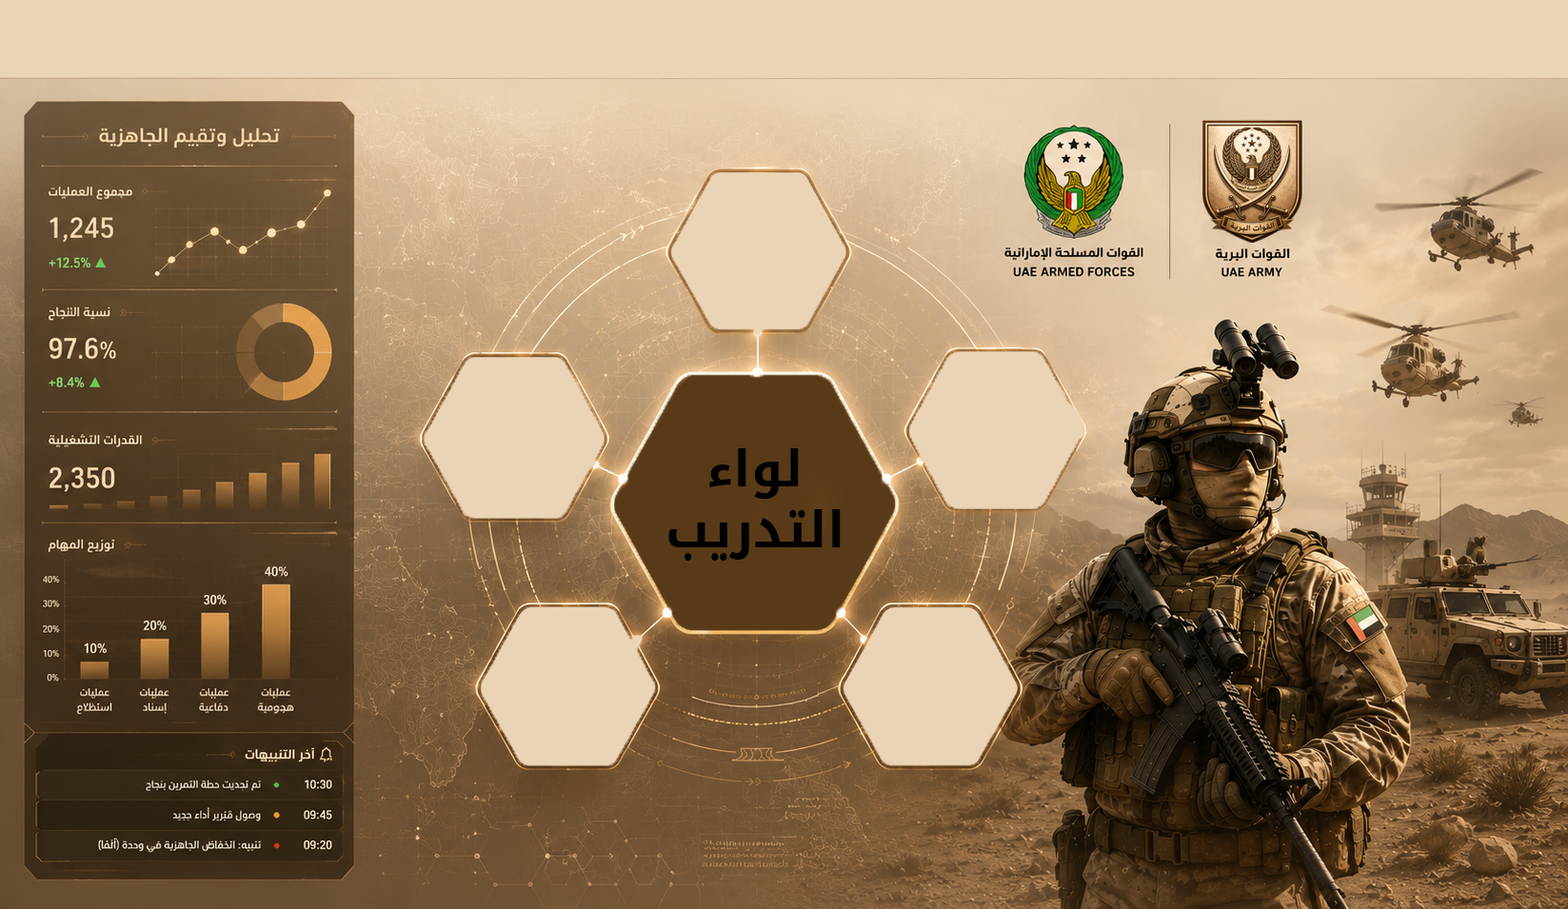
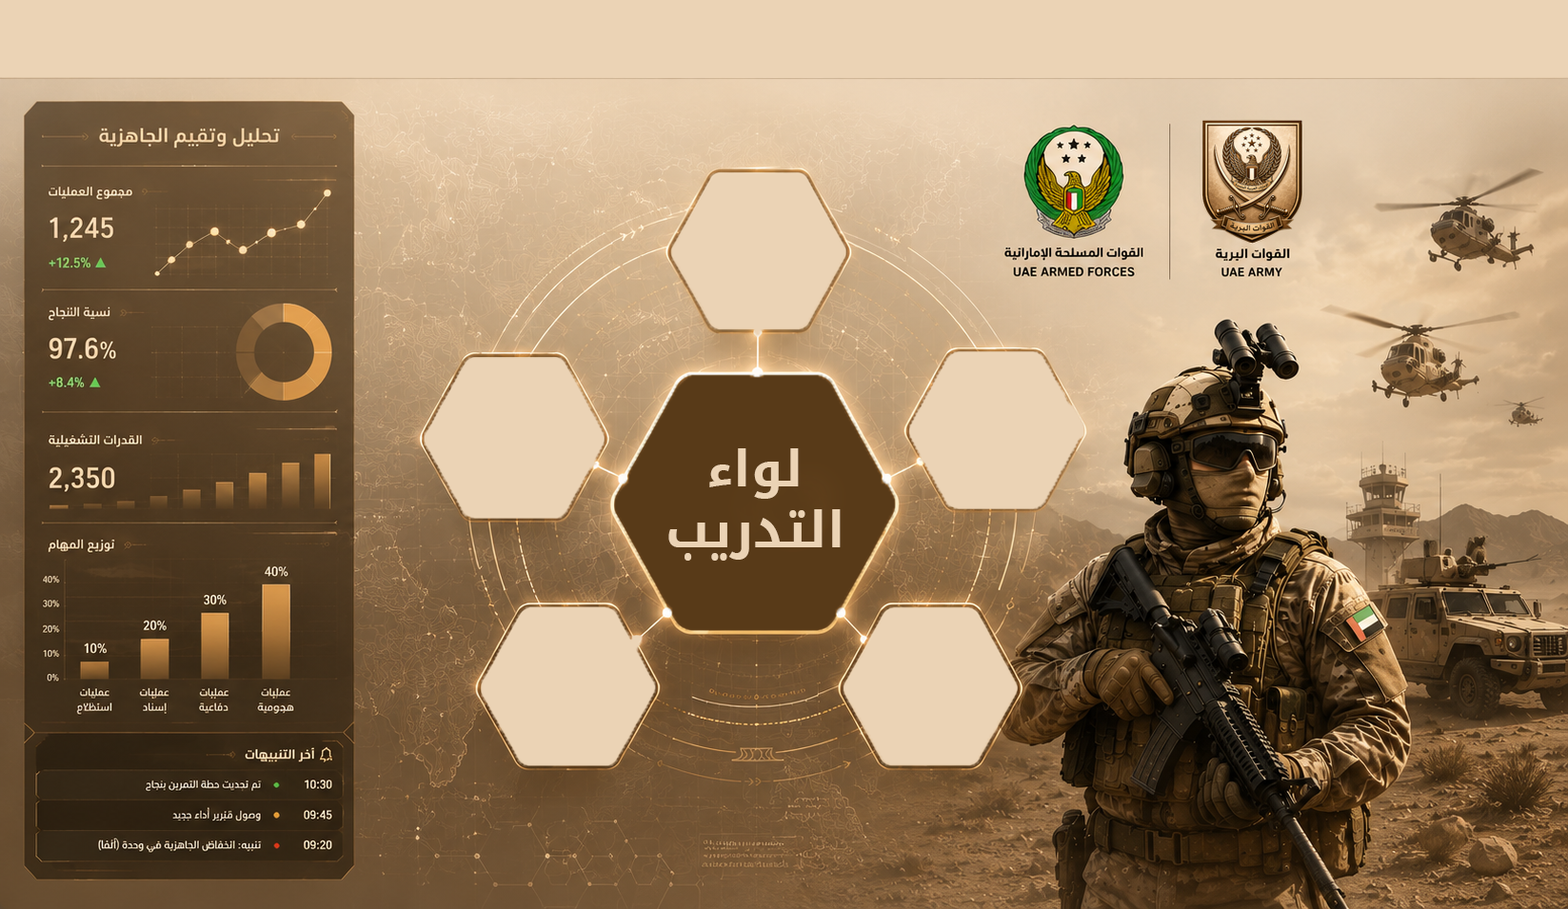
Revision of a layered w=1568, h=909 image; what changed, layer by layer:
painted on "لواء التدريب" over box(668, 448, 841, 561)